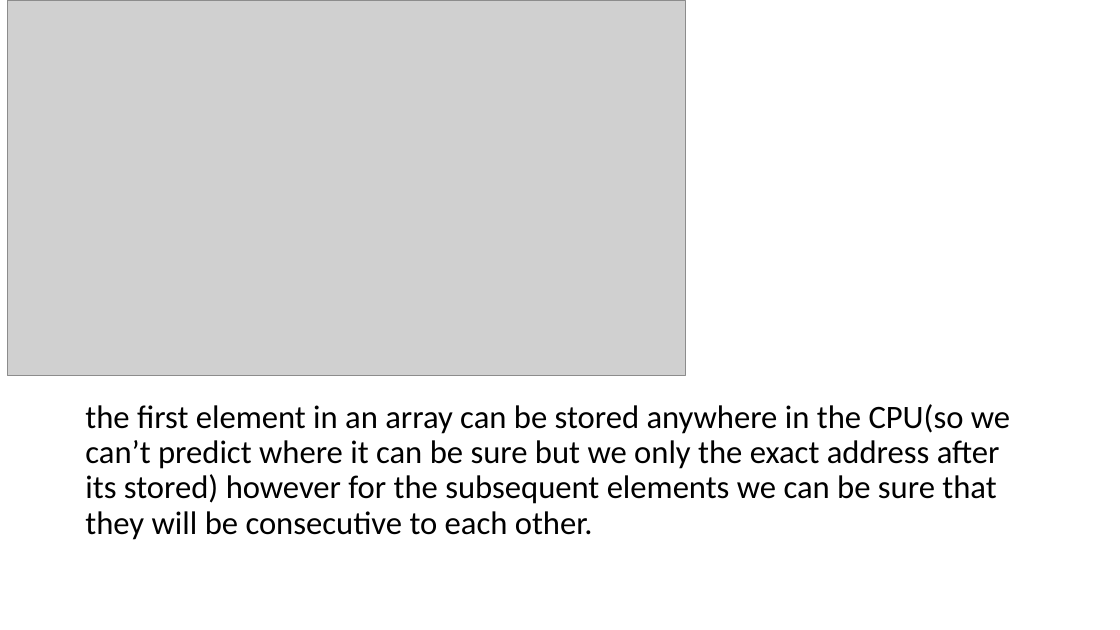
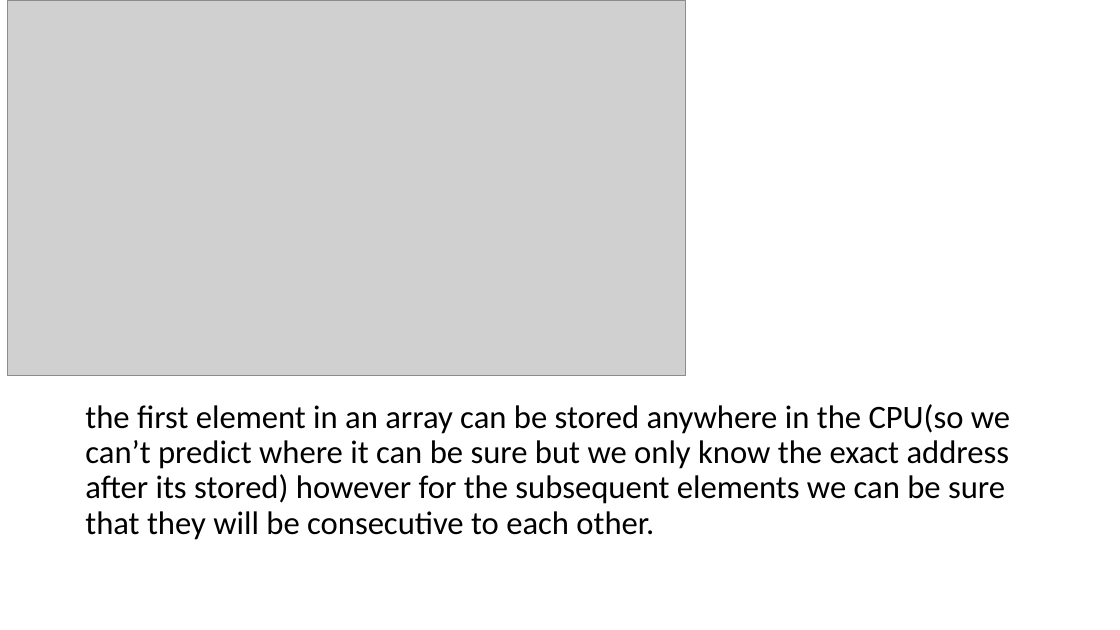
Before and after one commit to rv-raunak/StrivingStar-DSAlgoQuest, a slide deck: slide 5 of Step 1 (Basics)/C++Basics/BasicsExtras.pptx. Drawn at 1120x630 pixels with LibreOffice and Linux fonts; fonts in the diff are those of the drawing; grey boxes stand for pictures. Boxes give left, top, right and bottom in pixels: in the first picture for what was removed or moved away, otherwise in the second. Text is boxed around its words. In the diff, an @@ line names an element or a change of style, - is before the commit and + after.

```diff
--- a/Step 1 (Basics)/C++Basics/BasicsExtras.pptx
+++ b/Step 1 (Basics)/C++Basics/BasicsExtras.pptx
@@ text at [85,404,1010,540]: text changed @@
-the first element in an array can be stored anywhere in the CPU(so we can’t predict where it can be sure but we only the exact address after its stored) however for the subsequent elements we can be sure that they will be consecutive to each other.
+the first element in an array can be stored anywhere in the CPU(so we can’t predict where it can be sure but we only know the exact address after its stored) however for the subsequent elements we can be sure that they will be consecutive to each other.
```
Also in this commit, not shown: 2 other slides changed, 2 other files.
